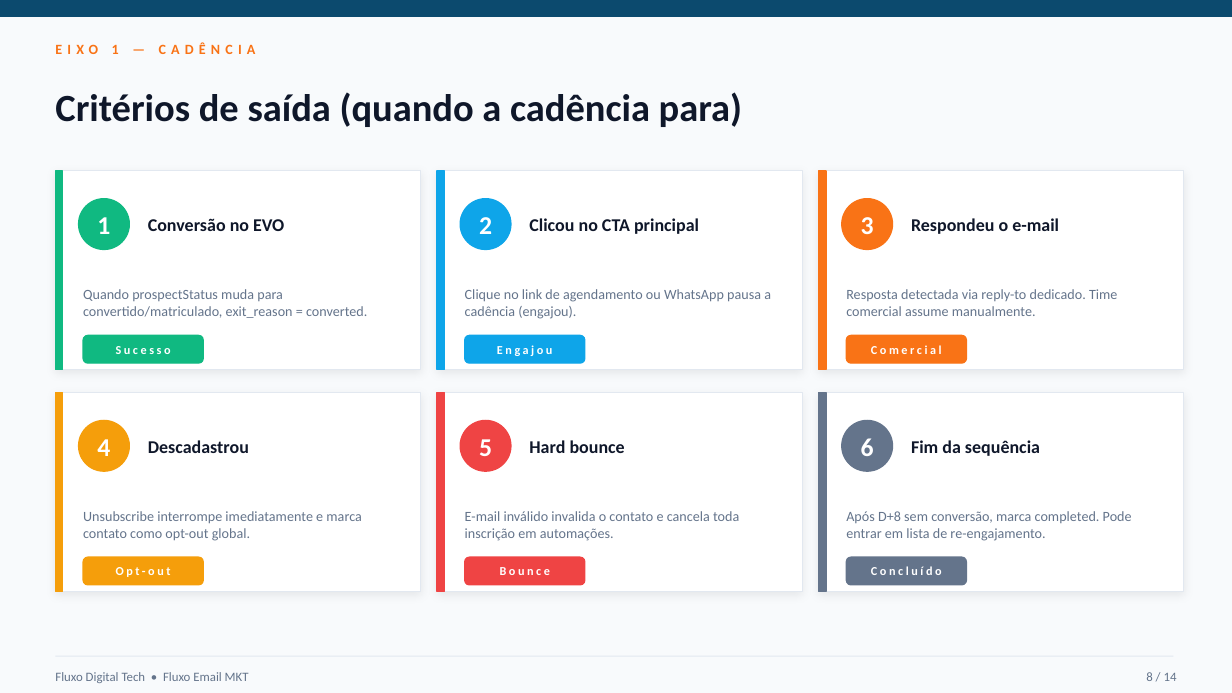
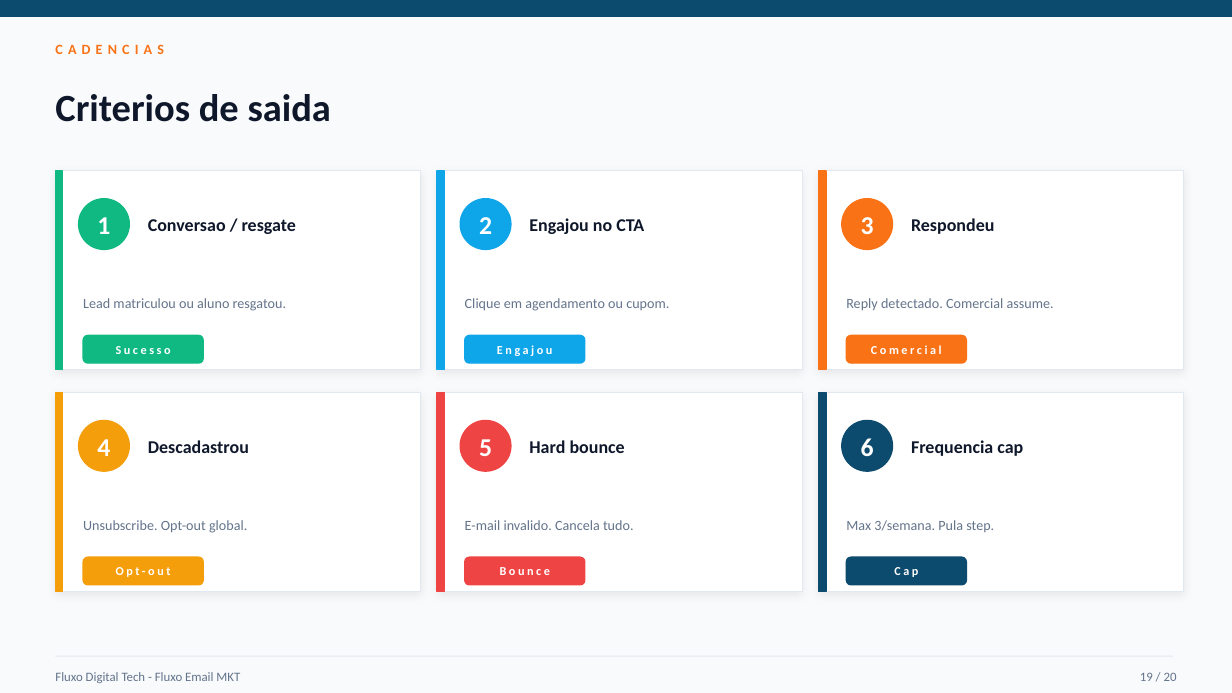
Before and after one commit to cleitonSam/email, a slide deck: slide 19 of fluxo-cadencia-automatica.pptx (slide 8 before the commit). Drawn at 1232x693 pixels with LibreOffice and Linux fonts; fonts in the diff are those of the drawing. Boxes give left, top, right and bottom in pixels: in the first picture for what was removed or moved away, otherwise in the second. Text is boxed around its words. In the diff, an @@ line names an element or a change of style, - is before the commit and + after.

Commit message:
docs: deck v2 - 20 slides com aniversario, abas, contatos e anti-spam

```diff
--- a/fluxo-cadencia-automatica.pptx
+++ b/fluxo-cadencia-automatica.pptx
@@ text at <box>55,44,164,54</box>: text changed @@
-EIXO 1 — CADÊNCIA
+CADENCIAS
@@ text at <box>55,94,331,122</box>: text changed @@
-Critérios de saída (quando a cadência para)
+Criterios de saida
@@ text at <box>148,219,296,234</box>: text changed @@
-Conversão no EVO
+Conversao / resgate
@@ text at <box>529,218,644,234</box>: text changed @@
-Clicou no CTA principal
+Engajou no CTA
@@ text at <box>911,218,994,234</box>: text changed @@
-Respondeu o e-mail
+Respondeu
@@ text at <box>83,298,286,311</box>: text changed @@
-Quando prospectStatus muda para convertido/matriculado, exit_reason = converted.
+Lead matriculou ou aluno resgatou.
@@ text at <box>465,298,669,311</box>: text changed @@
-Clique no link de agendamento ou WhatsApp pausa a cadência (engajou).
+Clique em agendamento ou cupom.
@@ text at <box>846,298,1054,310</box>: text changed @@
-Resposta detectada via reply-to dedicado. Time comercial assume manualmente.
+Reply detectado. Comercial assume.
@@ text at <box>911,440,1023,456</box>: text changed @@
-Fim da sequência
+Frequencia cap
@@ text at <box>83,520,247,533</box>: text changed @@
-Unsubscribe interrompe imediatamente e marca contato como opt-out global.
+Unsubscribe. Opt-out global.
@@ text at <box>465,520,634,530</box>: text changed @@
-E-mail inválido invalida o contato e cancela toda inscrição em automações.
+E-mail invalido. Cancela tudo.
@@ text at <box>846,520,994,532</box>: text changed @@
-Após D+8 sem conversão, marca completed. Pode entrar em lista de re-engajamento.
+Max 3/semana. Pula step.
@@ fill #64748B to #0C4A6E; outline #64748B 1 pt to #0C4A6E 1 pt in 3 elements at <box>819,393,826,592</box>, <box>842,421,893,471</box>, <box>847,557,967,585</box> @@
@@ text at <box>894,567,918,577</box>: text changed @@
-Concluído
+Cap
@@ text at <box>55,672,240,683</box>: text changed @@
-Fluxo Digital Tech • Fluxo Email MKT
+Fluxo Digital Tech - Fluxo Email MKT
@@ text at <box>1140,673,1177,681</box>: text changed @@
-8 / 14
+19 / 20
```
Also in this commit, not shown: 8 other slides changed, 11 slides added, 5 slides removed.
